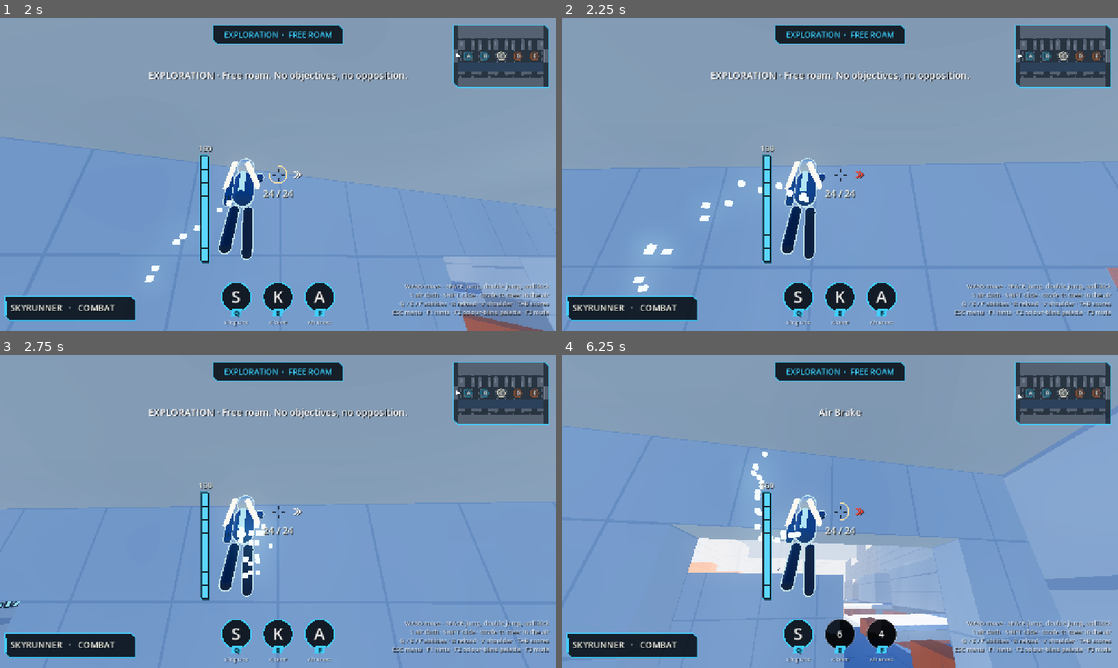
Above: before the commit, frames 1-4 (two rows, left to right).
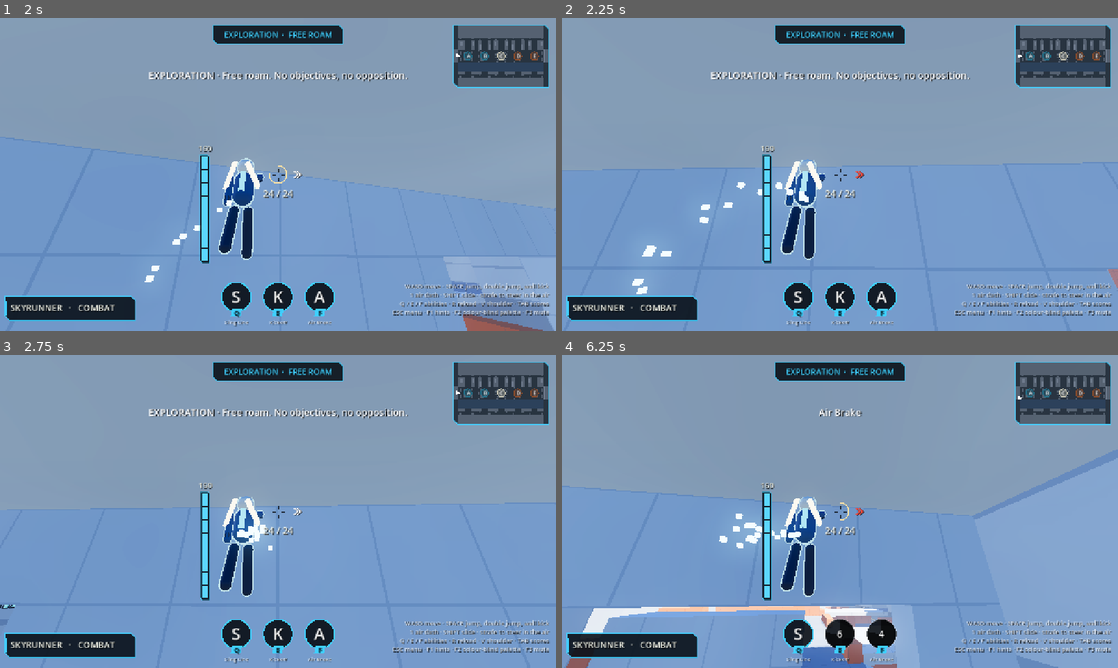
Above: after the commit, the same moments.

Repository: slimefromdq/hostile-takeover
Game: Godot game, scene res://scenes/main.tscn
Two runs of this game, one before a commit and one after it. Both use one fixed random seed, a clock stepped at 60 frames per second and the inputs below.
Inputs (mouse positions are in pixels of both pictures, inside the frame that each line leads up to):
- Up to frame 1 (2 s): click "Explore map · free roam" at 0.5 s; tap Enter at 1.25 s; move the mouse to (305, 174) at 1.27 s; hold W (forward) from 1.28 s (still down); hold Right mouse button (alt) from 1.28 s (still down); click (305, 174) at 1.42 s; tap Space (jump) at 1.52, 1.82 s; tap 1 (dash) at 1.55 s
- Up to frame 2 (2.25 s): keep holding W (forward); move the mouse to (812, 174) at 2.02 s; release Right mouse button (alt) at 2.03 s; tap 1 (dash) at 2.1 s
- Up to frame 3 (2.75 s): keep holding W (forward); tap Space (jump) at 2.27, 2.3, 2.57 s
- Up to frame 4 (6.25 s): keep holding W (forward); move the mouse to (851, 505) at 2.77 s; hold Space (jump) 2.78-3.53 s; right-click (851, 505) at 3.05 s; move the mouse to (834, 517) at 3.52 s; tap Q (ability1) at 3.6 s; click (834, 517) at 3.67 s; tap Space (jump) at 3.77, 4.07, 5.27, 5.57 s; tap 1 (dash) at 3.8, 6.05 s; move the mouse to (878, 514) at 4.27 s; hold Space (jump) 4.28-5.03 s; tap E (ability2) at 4.35 s; tap R (reload) at 4.9 s; move the mouse to (795, 508) at 5.02 s; tap F (ability3) at 5.1 s; right-click (795, 508) at 5.3 s; move the mouse to (845, 511) at 5.77 s; hold Right mouse button (alt) from 5.78 s (still down); click (845, 511) at 5.92 s

Frame 1 is identical in both runs. In frame 2, 0.5% of the frame differs, in the area x 0-100%, y 44-89%; in frame 3, 0.6%; in frame 4, 15%, in the area x 0-100%, y 12-100%.

Commit message:
Decouple double jump from dash; 3s dash cooldown; forgiving auto-mantle
Co-Authored-By: Claude Sonnet 5.5 <noreply@anthropic.com>
Claude-Session: https://claude.ai/code/session_01SDvUqLuQ7JsHZXiei886ZK

Diff:
--- a/scripts/fighter.gd
+++ b/scripts/fighter.gd
@@ -5,12 +5,13 @@
 # Movement tuning (Source-style: momentum on the ground, strafe-steered air control).
 const GRAVITY := 26.0
 const JUMP_SPEED := 10.0
-const DOUBLE_JUMP_SPEED := 12.5
+const DOUBLE_JUMP_SPEED := 13.5
 const WALL_KICK_UP := 10.5
 const WALL_KICK_PUSH := 7.5
 const WALL_KICK_PUSH_SKYRUNNER := 9.0
 const DASH_SPEED := 19.0
 const DASH_TIME := 0.24
+const DASH_COOLDOWN := 3.0
 const GROUND_ACCEL := 20.0
 const GROUND_FRICTION := 14.0
 const AIR_CAP := 1.2
@@ -20,6 +21,9 @@
 const AIR_SPEED_SOFT_CAP := 15.0
 const MANTLE_SPEED := 8.5
 const MANTLE_HEAD_CLEARANCE := 2.6
+const MANTLE_REACH := 1.2
+const MANTLE_PROBE_HEIGHTS := [0.45, 1.0, 1.5]
+const MANTLE_PROBE_ANGLES := [0.0, 0.5, -0.5]
 var game: Node3D
 var fighter_id: int = 0
 var team: int = 0
@@ -53,7 +57,9 @@
 var brake_time: float = 0.0
 var rush_time: float = 0.0
 var rush_hit: Array[int] = []
-var air_dash: bool = true
+var air_dash: bool = true # dash ready; recharges on a timer, not on landing
+var air_jump: bool = true # double jump ready; restored on landing, wall kicks and map verbs
+var dash_cd: float = 0.0
 # Map verbs (scripts/map_verbs.gd): cable riding, climbing and cooldowns.
 var zip_id: int = -1
 var zip_t: float = 0.0
@@ -228,9 +234,12 @@
 		hot_lap = 2.0
 	brake_time = maxf(0, brake_time - dt)
 	rush_time = maxf(0, rush_time - dt)
+	dash_cd = maxf(0.0, dash_cd - dt)
+	if dash_cd <= 0.0:
+		air_dash = true
 	var grounded := is_on_floor()
 	if grounded:
-		air_dash = true
+		air_jump = true
 		wall_repeats = 0
 		wall_normal = Vector3.ZERO
 	movement_edges = MapVerbs.pre_move(self, dt, movement_edges, grounded)
@@ -300,6 +309,7 @@
 				velocity.z += desired.z * 1.5
 	if movement_edges & 2 and not grounded and air_dash:
 		air_dash = false
+		dash_cd = DASH_COOLDOWN
 		var dash_dir := desired.normalized() if desired.length() > 0.1 else horizontal_direction()
 		dash_time = DASH_TIME
 		dash_velocity = dash_dir * DASH_SPEED
@@ -321,11 +331,10 @@
 		velocity.x = rush.x
 		velocity.z = rush.z
 	MapVerbs.post_move(self, dt)
-	# Held jump requests a mantle only against a low wall with clear headroom.
-	if held & 16 and not grounded and velocity.y <= 4.0:
-		var low: Dictionary = game.ray(global_position + Vector3.UP * 0.7, global_position + Vector3.UP * 0.7 + horizontal_direction() * 0.8, [get_rid()], 1 | 4)
-		var high: Dictionary = game.ray(global_position + Vector3.UP * MANTLE_HEAD_CLEARANCE, global_position + Vector3.UP * MANTLE_HEAD_CLEARANCE + horizontal_direction() * 0.8, [get_rid()], 1 | 4)
-		if not low.is_empty() and high.is_empty():
+	# Mantle automatically when moving into a low ledge with clear headroom (or while jump is held).
+	if not climbing and velocity.y <= 4.0 and (movement.length() > 0.1 or held & 16 != 0):
+		var heading := desired.normalized() if desired.length() > 0.1 else horizontal_direction()
+		if _can_mantle(heading):
 			velocity.y = MANTLE_SPEED
 	move_and_slide()
 	step_timer -= dt
@@ -335,6 +344,24 @@
 	if global_position.y < -12.0 and game.authoritative:
 		game.damage_fighter(self, 10000, -1)
 	update_visual()
+
+# Forgiving ledge probe: several heights and slightly fanned angles, so grazing a ledge still counts.
+func _can_mantle(heading: Vector3) -> bool:
+	var origin := global_position
+	var blocked := false
+	for angle in MANTLE_PROBE_ANGLES:
+		var dir := heading.rotated(Vector3.UP, angle)
+		var high: Dictionary = game.ray(origin + Vector3.UP * MANTLE_HEAD_CLEARANCE, origin + Vector3.UP * MANTLE_HEAD_CLEARANCE + dir * MANTLE_REACH, [get_rid()], 1 | 4)
+		if not high.is_empty():
+			continue
+		for h in MANTLE_PROBE_HEIGHTS:
+			var low: Dictionary = game.ray(origin + Vector3.UP * h, origin + Vector3.UP * h + dir * MANTLE_REACH, [get_rid()], 1 | 4)
+			if not low.is_empty() and absf(low.normal.y) < 0.3:
+				blocked = true
+				break
+		if blocked:
+			return true
+	return false
 
 # Source-style air control: input only adds speed along the wish direction up to a small cap, so
 # holding forward does nothing at speed and steering comes from strafing while turning the view.
@@ -364,6 +391,9 @@
 	ammo = spec.magazine
 	cooldowns.assign([0.0, 0.0, 0.0])
 	dash_time = 0.0
+	dash_cd = 0.0
+	air_dash = true
+	air_jump = true
 	reload_timer = 0
 	shot_timer = 0
 	burst_left = 0
@@ -430,7 +460,7 @@
 	collision_layer = 0 if hidden else 2
 
 func pack() -> Dictionary:
-	return {"id": fighter_id, "team": team, "class": class_id,  …(224 unchanged characters)… "idle": idle_weapon, "dash": air_dash, "hot": hot_lap, "grapple": grapple, "grap …(230 unchanged characters)…
+	return {"id": fighter_id, "team": team, "class": class_id,  …(224 unchanged characters)… "idle": idle_weapon, "dash": air_dash, "aj": air_jump, "dcd": dash_cd, "hot": hot_lap, "grapple": grapple, "grap …(230 unchanged characters)…
 
 func unpack(data: Dictionary, local: bool) -> void:
 	if class_id != data["class"]:
@@ -457,6 +487,8 @@
 	double_id = data.double
 	idle_weapon = data.idle
 	air_dash = data.dash
+	air_jump = data.aj
+	dash_cd = data.dcd
 	hot_lap = data.hot
 	grapple = data.grapple
 	grapple_time = data.grapple_time
--- a/scripts/game.gd
+++ b/scripts/game.gd
@@ -517,6 +517,8 @@
 	p.velocity = Vector3.ZERO
 	p.idle_weapon = 2
 	p.air_dash = true
+	p.air_jump = true
+	p.dash_cd = 0.0
 	p.held = 0
 	p.edges = 0
 
--- a/scripts/hud.gd
+++ b/scripts/hud.gd
@@ -267,7 +267,7 @@
 	var c := size / 2.0
 	return Rect2(c.x - 90.0, c.y - 44.0, 180.0, 100.0)
 
-# Double chevron: white while the air dash / double jump charge is available, red once spent.
+# Double chevron: white while the dash is ready (3 s cooldown), red once spent.
 func _draw_dash_icon(p: Fighter, c: Vector2) -> void:
 	var color := Color.WHITE if p.air_dash else UiStyle.DANGER
 	for k in range(2):
--- a/scripts/map_verbs.gd
+++ b/scripts/map_verbs.gd
@@ -228,7 +228,7 @@
 	if f.climbing and edges & 1:
 		f.velocity = -f.horizontal_direction() * CLIMB_KICK + Vector3.UP * 8.0
 		f.climbing = false
-		f.air_dash = true
+		f.air_jump = true
 		f.climb_cd = CLIMB_COOLDOWN
 		edges &= ~1
 	return edges
@@ -256,7 +256,7 @@
 			if b.box.has_point(feet):
 				f.velocity.y = b.power
 				f.velocity += b.kick
-				f.air_dash = true
+				f.air_jump = true
 				f.bounce_cd = BOUNCE_COOLDOWN
 				if f.game.authoritative:
 					f.game.play_sfx(f.global_position, Sfx.Kind.PAD)
@@ -296,7 +296,7 @@
 	var c: Dictionary = cables[f.zip_id]
 	var along: Vector3 = (c.b - c.a).normalized() * f.zip_dir
 	f.velocity = along * f.zip_speed + (Vector3.UP * 8.5 if hop else Vector3.UP * 2.0)
-	f.air_dash = true
+	f.air_jump = true
 	f.zip_id = -1
 	f.zip_cd = ZIP_COOLDOWN
 
--- a/tests/run_tests.gd
+++ b/tests/run_tests.gd
@@ -157,7 +157,10 @@
 	p.velocity = Vector3.ZERO
 	for i in range(20):
 		p.simulate_movement(1.0 / 60, 0)
-	check(p.air_dash, "landing restores air dash")
+	check(not p.air_dash and p.dash_cd > 2.0, "landing does not restore the dash; 3 s cooldown applies")
+	for i in range(190):
+		p.simulate_movement(1.0 / 60, 0)
+	check(p.air_dash, "dash recharges after its 3 s cooldown")
 	for archetype in range(4):
 		p.change_class(archetype)
 		p.global_position = O + Vector3(88.8, 3, 20)
@@ -473,12 +476,12 @@
 	p.global_position = O + Vector3(-30, 6.0, -20)
 	p.velocity = Vector3(0, -2, 0)
 	p.simulate_movement(1.0 / 60, 0)
+	p.air_jump = true
 	p.air_dash = true
 	p.simulate_movement(1.0 / 60, 1)
-	check(p.velocity.y > 8.0 and not p.air_dash, "double jump lifts and consumes the air charge")
-	var before := p.velocity
+	check(p.velocity.y > 9.0 and not p.air_jump and p.air_dash, "double jump lifts and leaves the dash charge alone")
 	p.simulate_movement(1.0 / 60, 2)
-	check(p.velocity.x == before.x and p.velocity.z == before.z, "no dash after a double jump")
+	check(p.dash_time > 0.0 and not p.air_dash, "dash is still available after a double jump")
 	await physics_frame
 	# Dash covers a long horizontal distance and is exclusive with the double jump.
 	p.global_position = O + Vector3(-30, 8.0, -20)
Not shown, changed: README.md
